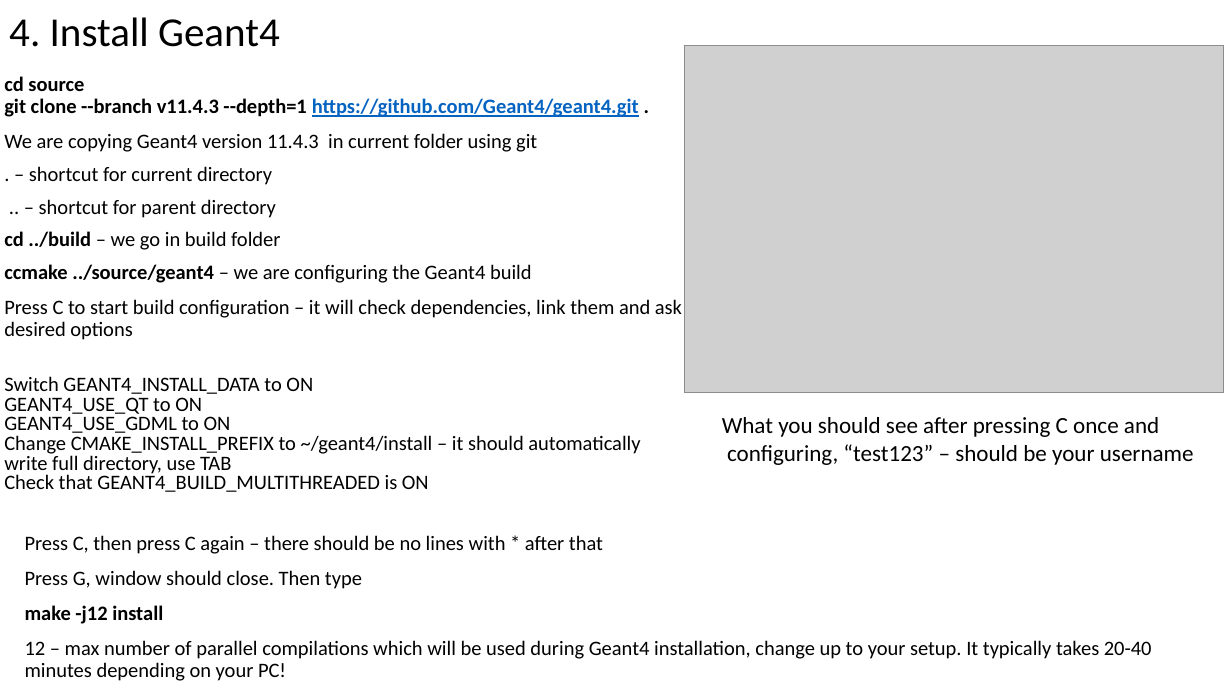
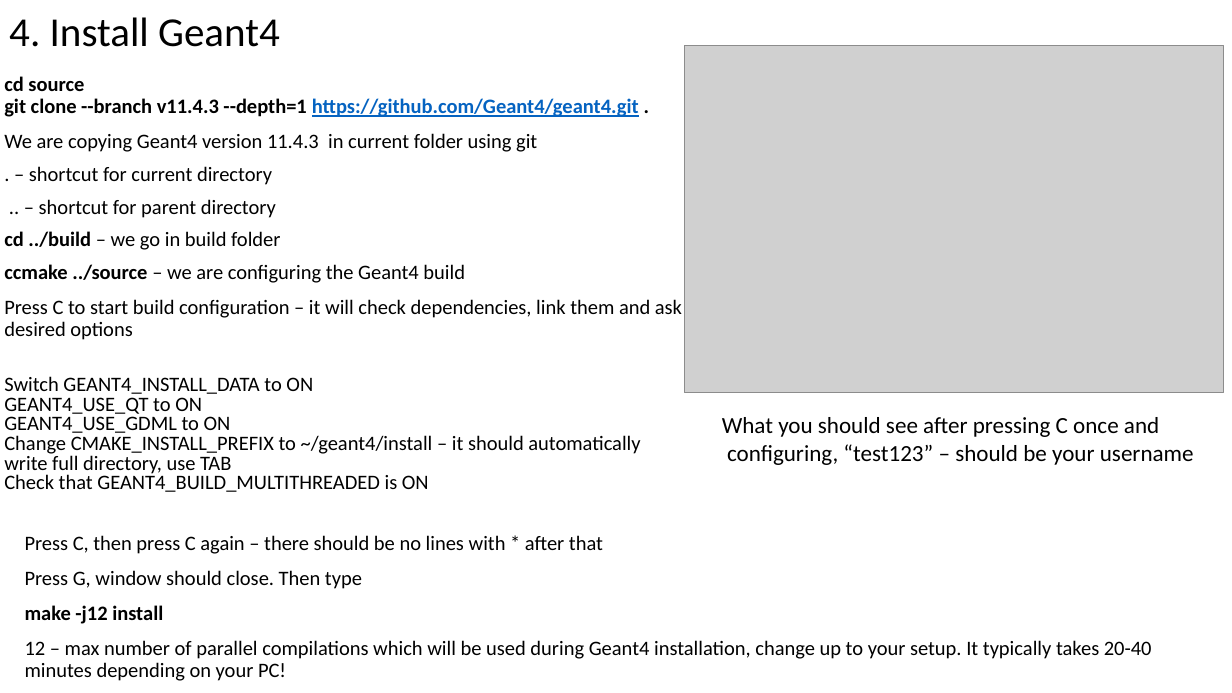
Before and after one commit to dima3551/geant4-course, a slide deck: slide 10 of 1-Introduction-and-installation/1 Introduction and installation.pptx. Drawn at 1232x693 pixels with LibreOffice and Linux fonts; fonts in the diff are those of the drawing; grey boxes stand for pictures. Boxes give left, top, right and bottom in pixels: in the first picture for what was removed or moved away, otherwise in the second. Text is boxed around its words. In the diff, an @@ line names an element or a change of style, - is before the commit and + after.

```diff
--- a/1-Introduction-and-installation/1 Introduction and installation.pptx
+++ b/1-Introduction-and-installation/1 Introduction and installation.pptx
@@ text at box(4, 264, 465, 283): text changed @@
-ccmake ../source/geant4 – we are configuring the Geant4 build
+ccmake ../source – we are configuring the Geant4 build
```
Also in this commit, not shown: 1 other file.
